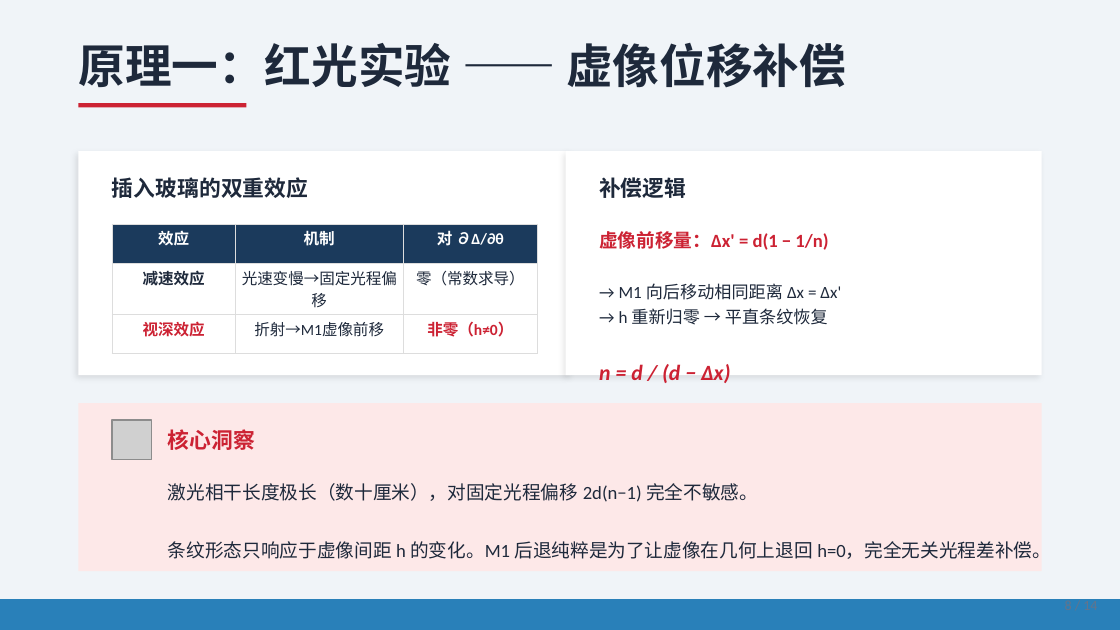
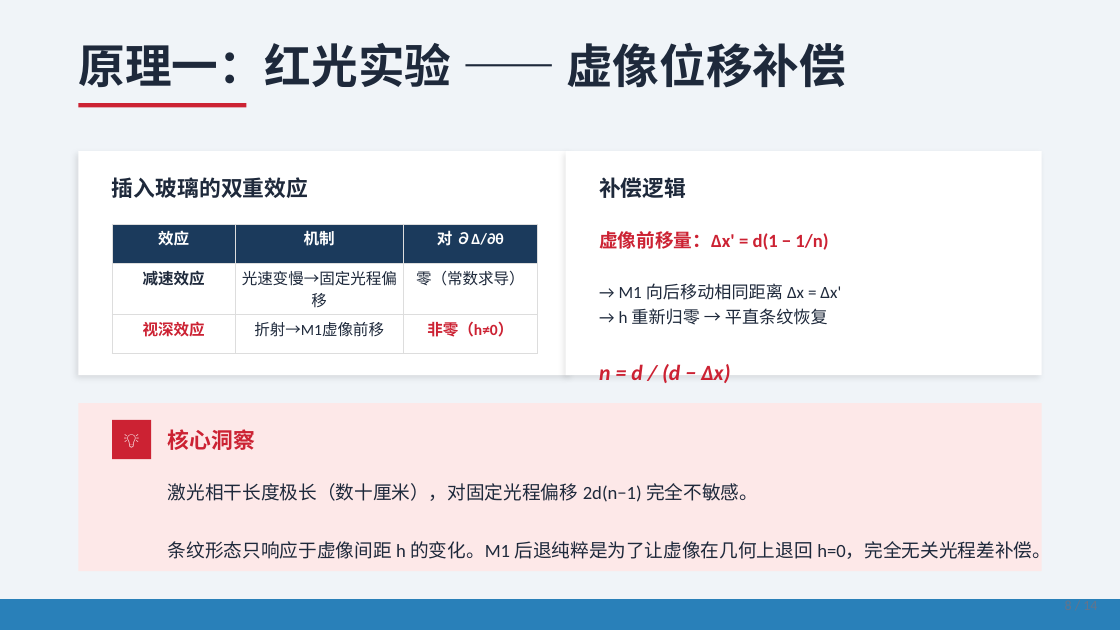
Before and after one commit to AblazeGHR/project, a slide deck: slide 8 of 迈克尔逊干涉仪实验探究/答辩PPT.pptx. Drawn at 1120x630 pixels with LibreOffice and Linux fonts; fonts in the diff are those of the drawing; grey boxes stand for pictures. Boxes give left, top, right and bottom in pixels: in the first picture for what was removed or moved away, otherwise in the second. Text is boxed around its words. In the diff, an @@ line names an element or a change of style, - is before the commit and + after.

```diff
--- a/迈克尔逊干涉仪实验探究/答辩PPT.pptx
+++ b/迈克尔逊干涉仪实验探究/答辩PPT.pptx
@@ picture removed at bbox=[112, 420, 151, 459] @@
@@ rectangle added at bbox=[112, 420, 151, 459], fill #CC2233 @@
@@ text added at bbox=[112, 420, 151, 459], 9.8 pt, text #FFFFFF @@
+💡
```
Also in this commit, not shown: 8 other slides changed, 2 other files.
